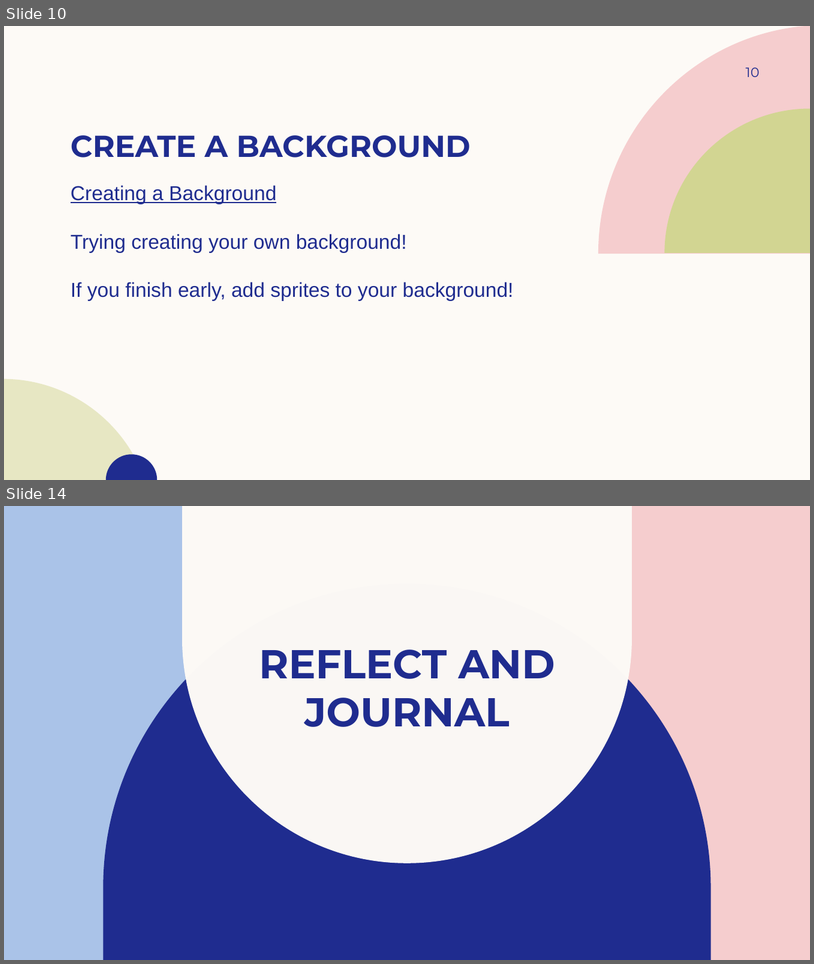
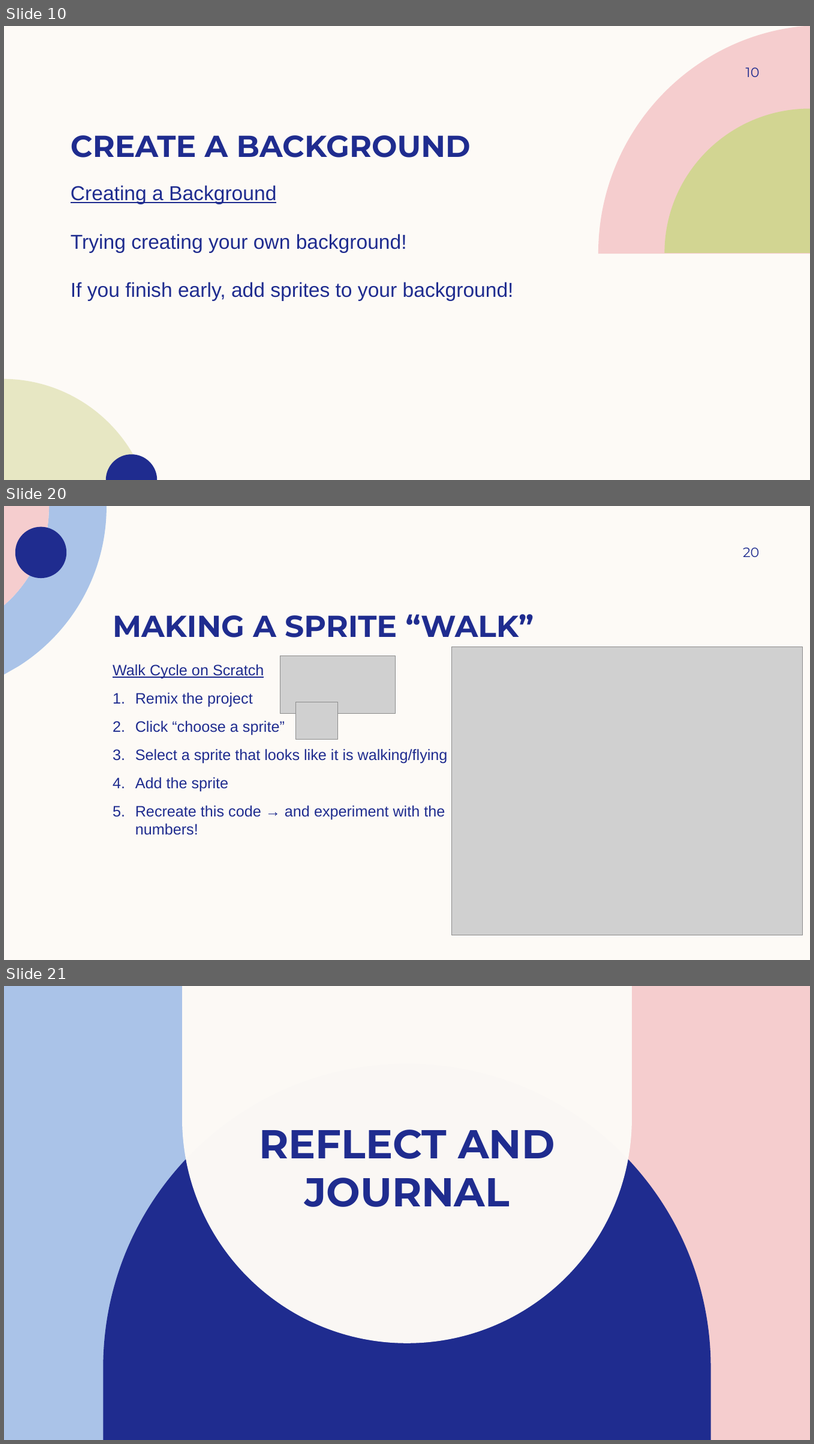
Before and after one commit to coding4girls/summercoding, a slide deck: Week 1 Curriculum.pptx. Shown one above the other, each under a label of ours: slides 10 and 14 before the commit, slides 10, 20 and 21 after it; the slides between them are not shown. The pictures are 814x964 and 814x1444 pixels, drawn with LibreOffice and Linux fonts; fonts in the diff are those of the drawing; grey boxes stand for pictures; background and template pictures are left out. Boxes give left, top, right and bottom in pixels: in the first picture for what was removed or moved away, otherwise in the second. Text is boxed around its words. In the diff, an @@ line names an element or a change of style, - is before the commit and + after.

```diff
--- a/Week 1 Curriculum.pptx
+++ b/Week 1 Curriculum.pptx
@@ slide 20 added at [4, 506, 810, 960], background #FDFAF6 @@
@@ freeform shape added at [4, 506, 107, 674], fill #AAC3E8 @@
@@ freeform shape added at [4, 506, 50, 605], fill #F5CDCE @@
@@ freeform shape added at [15, 526, 67, 578], fill #1F2C8F @@
@@ page number added at [743, 547, 759, 557], 16 pt, text #1F2C8F @@
+20
@@ title added at [113, 614, 534, 637], 36 pt, text #1F2C8F, bold @@
+MAKING A SPRITE “WALK”
@@ picture added at [452, 647, 803, 936] @@
@@ text added at [113, 664, 448, 835], 18 pt, text #1F2C8F @@
+Walk Cycle on Scratch
+1. Remix the project
+2. Click “choose a sprite”
+3. Select a sprite that looks like it is walking/flying
+4. Add the sprite
+5. Recreate this code → and experiment with the numbers!
@@ picture added at [280, 656, 395, 714] @@
@@ picture added at [296, 702, 338, 739] @@
@@ what was slide 14 is now slide 21 @@
```
Also in this commit, not shown: 5 slides changed, 7 other slides added, 1 slide removed.
